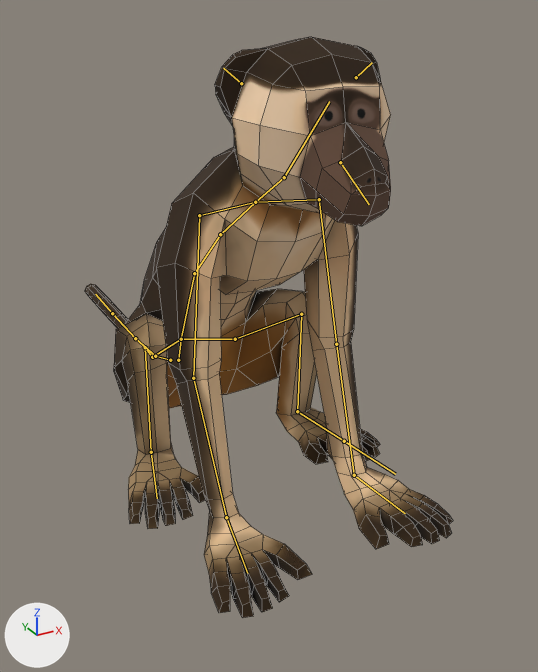
A saved change to the FBX model Assets/Art/3D/monkey/Monkey_Animated.fbx.
Both versions are drawn from a 50 mm camera at (-1.16, -2.39, 1.66) aimed at (0.2, 0.08, 0.43). Every picture has the same lights, and +X, +Y and +Z are marked at lower left. The first picture is the older version. The bones that change, and the others that lie on the model, are drawn over the model as lines. Mesh edges are drawn as thin lines.

Objects in the first picture: 'Monkey'.
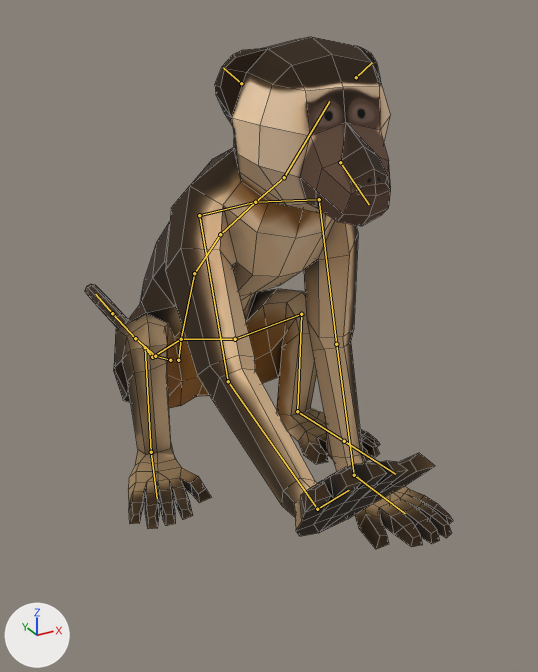
The newer file adds an action. The first version stands in its rest pose; the second is drawn at frame 60 of the action 'Armature|Monkey_Die'.

Boxes [x1, y1, x2, y2] around the edits, measured in the pictures (538 x 672 px):
'Monkey', posed (12% shorter): before [85, 37, 453, 618]; after [85, 37, 453, 549]
bone 'Arm.001.R', root to tip: before (199, 215) to (193, 378); after (199, 215) to (228, 381)
bone 'Arm.002.R', root to tip: before (193, 378) to (226, 517); after (228, 381) to (317, 509)

The edits, one by one:
Bone 'Arm.001.R' (bone_arm_001_r) turns from (0, 0, 0) to (-34, 2, 1) degrees about its own x, y and z.
Bone 'Arm.002.R' (bone_arm_002_r) turns from (0, 0, 0) to (-15, -1, 1) degrees about its own x, y and z.
